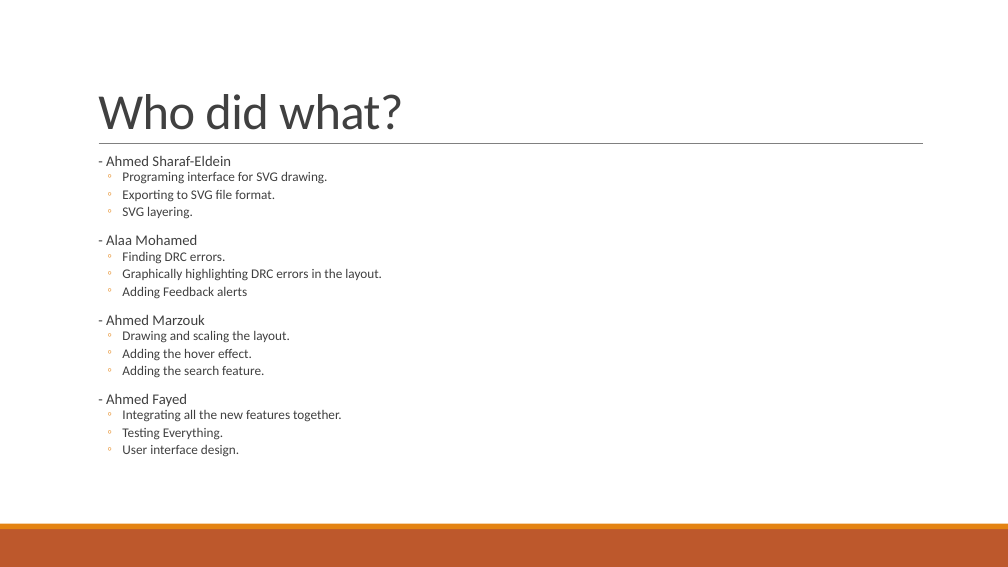
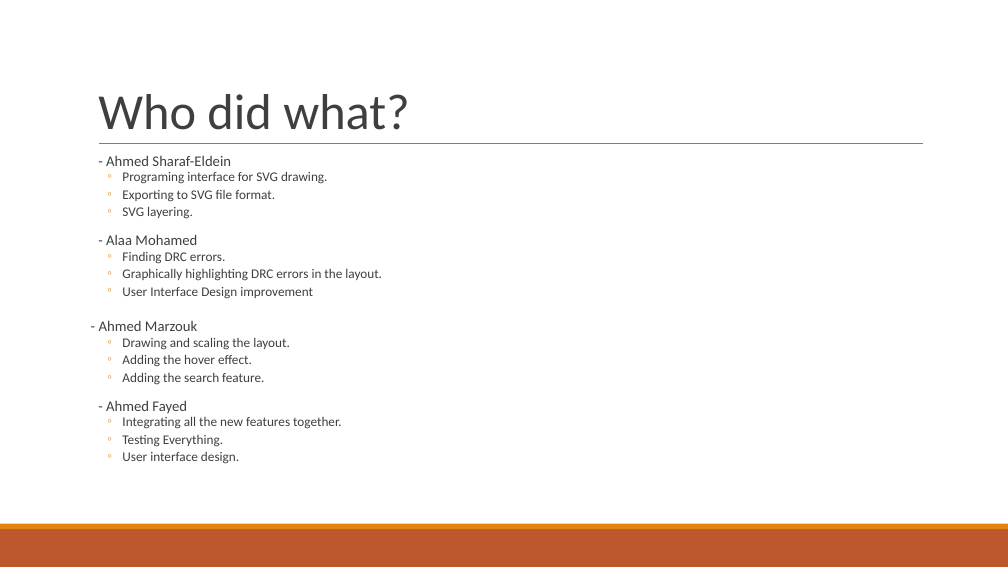
Before and after one commit to AhmedSharaf98/DEF-to-SVG, a slide deck: slide 21 of docs/DEF-LEF to SVG.pptx (slide 18 before the commit). Drawn at 1008x567 pixels with LibreOffice and Linux fonts; fonts in the diff are those of the drawing. Boxes give left, top, right and bottom in pixels: in the first picture for what was removed or moved away, otherwise in the second. Text is boxed around its words. In the diff, an @@ line names an element or a change of style, - is before the commit and + after.

```diff
--- a/docs/DEF-LEF to SVG.pptx
+++ b/docs/DEF-LEF to SVG.pptx
@@ title "Who did what?" at <box>98,94,409,130</box>: text colour #404040 to #3F3F3F, letter spacing -0.5 to 0 pt @@
@@ text at <box>99,156,382,464</box>: text colour #404040 to #3F3F3F; less space between paragraphs; more space between paragraphs; bullet   to none @@
@@ text at <box>122,287,313,299</box>: text changed; text colour #404040 to #3F3F3F @@
-  ◦ Adding Feedback alerts
+  ◦ User Interface Design improvement
```
Also in this commit, not shown: 13 other slides changed, 7 slides added, 5 slides removed.
